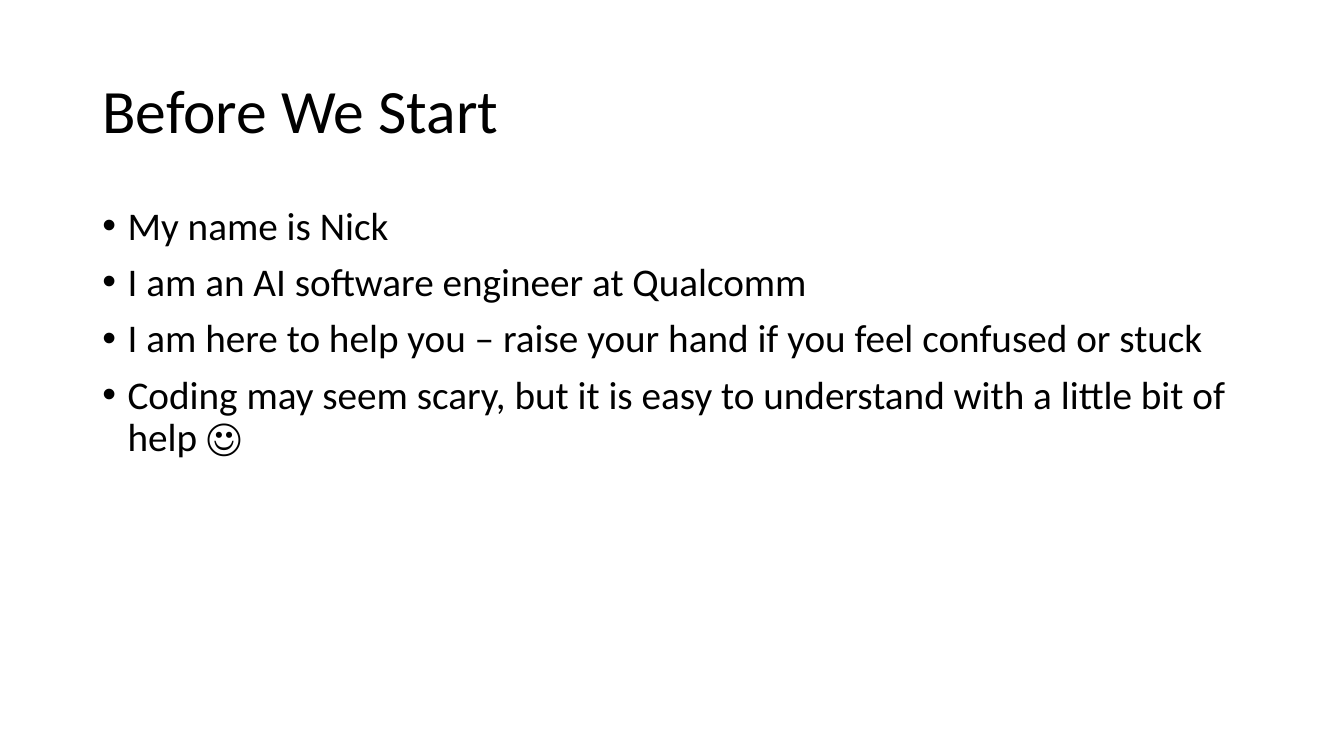
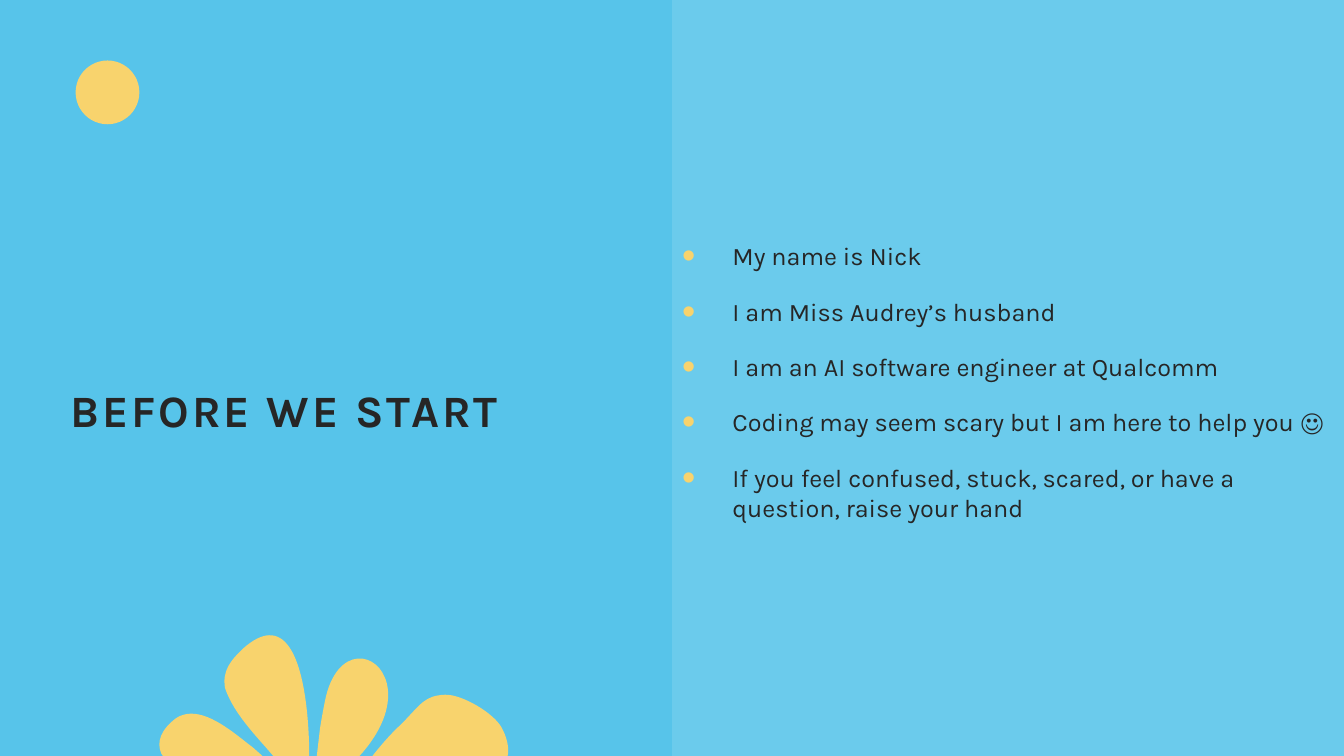
Before and after one commit to thatrandomfrenchdude/Think-Like-A-Programmer, a slide deck: slide 3 of PPT/TLAP_ppt.pptx. Drawn at 1344x756 pixels with LibreOffice and Linux fonts; fonts in the diff are those of the drawing. Boxes give left, top, right and bottom in pixels: in the first picture for what was removed or moved away, otherwise in the second. Text is boxed around its words. In the diff, an @@ line names an element or a change of style, - is before the commit and + after.

```diff
--- a/PPT/TLAP_ppt.pptx
+++ b/PPT/TLAP_ppt.pptx
@@ background #FFFFFF to #57C4EA @@
@@ rectangle added at <box>672,1,1344,756</box>, fill #9ADCF2 at 30% opacity @@
@@ ellipse added at <box>76,60,139,124</box>, fill #F8D36D @@
@@ text "My name is Nick": place and size @@
-text "My name is Nick" at <box>128,212,1225,458</box>
+text "My name is Nick" at <box>732,247,1294,523</box>
@@ text "My name is Nick" at <box>732,247,1294,523</box>: vertical alignment top to middle @@
@@ text at <box>732,247,1218,382</box>: size 28 to 18 pt, font Calibri to Karla, text colour #000000 to #262626 in "My name is Nick", "I am an AI software engineer at ..."; indent changed; line spacing 0.9 to 1; more space between paragraphs @@
@@ text at <box>732,303,1056,327</box>: paragraph added @@
+• I am Miss Audrey’s husband
@@ title at <box>71,397,497,428</box>: text changed; size 44 to 32 pt; font Calibri to Karla; text colour #000000 to #262626; bold on @@
-Before We Start
+BEFORE WE START
@@ text at <box>732,413,1294,523</box>: text changed; size 28 to 18 pt; font Calibri to Karla; text colour #000000 to #262626 @@
-• I am here to help you – raise your hand if you feel confused or stuck
-• Coding may seem scary, but it is easy to understand with a little bit of help ☺
+• Coding may seem scary but I am here to help you ☺
+• If you feel confused, stuck, scared, or have a question, raise your hand
@@ freeform shape added at <box>159,635,508,756</box>, fill #F8D36D @@
```
Also in this commit, not shown: 12 other slides changed, 3 slides added, 4 other files.
